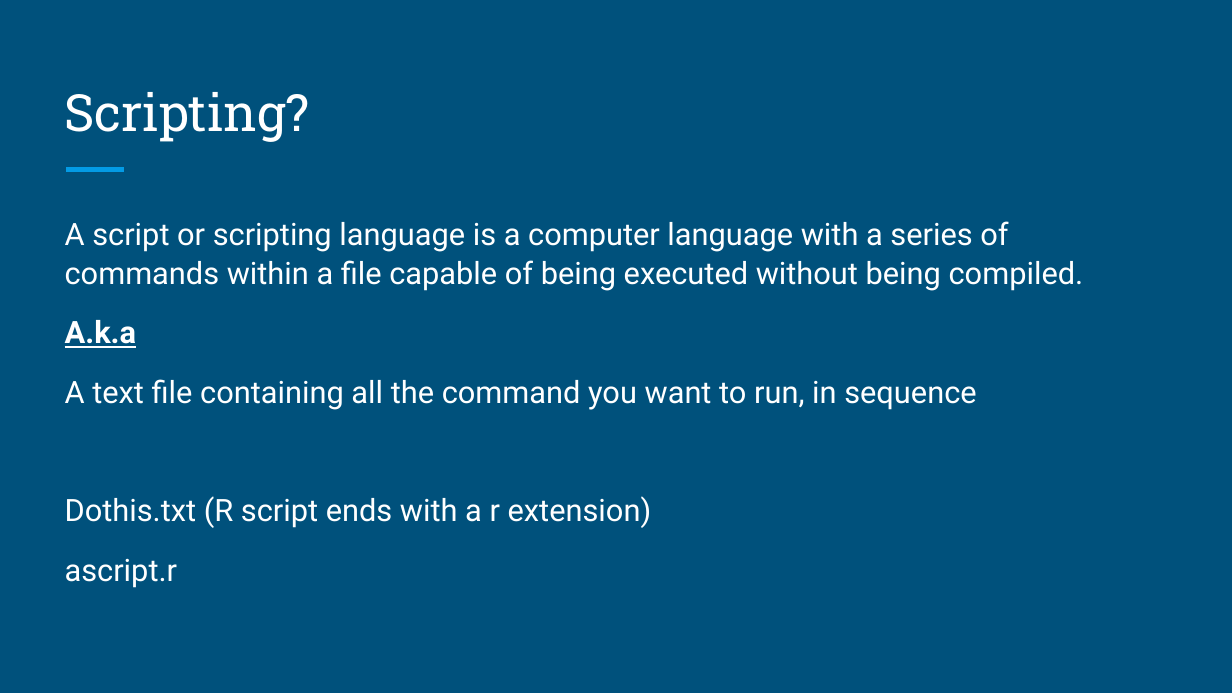
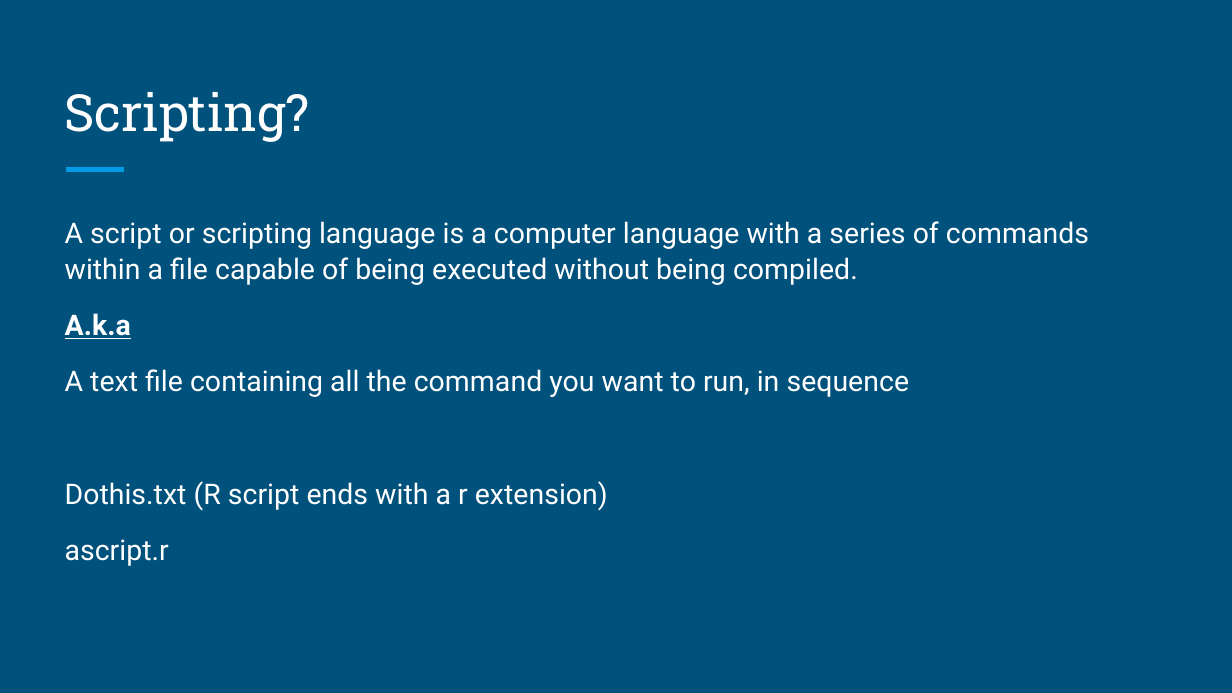
Before and after one commit to brandonyph/APB-Workshop-DataAnalyticsEssentials, a slide deck: slide 10 of Week 1-Basics, Scripting and Project/Week 1- Basics, Scripting and Project.pptx. Drawn at 1232x693 pixels with LibreOffice and Linux fonts; fonts in the diff are those of the drawing. Boxes give left, top, right and bottom in pixels: in the first picture for what was removed or moved away, otherwise in the second. Text is boxed around its words. In the diff, an @@ line names an element or a change of style, - is before the commit and + after.

```diff
--- a/Week 1-Basics, Scripting and Project/Week 1- Basics, Scripting and Project.pptx
+++ b/Week 1-Basics, Scripting and Project/Week 1- Basics, Scripting and Project.pptx
@@ text "A script or scripting language ..." at bbox=[65, 221, 1089, 566]: size 18 to 16.6 pt @@
```
Also in this commit, not shown: 4 other slides changed, 2 slides added, 8 other files.
